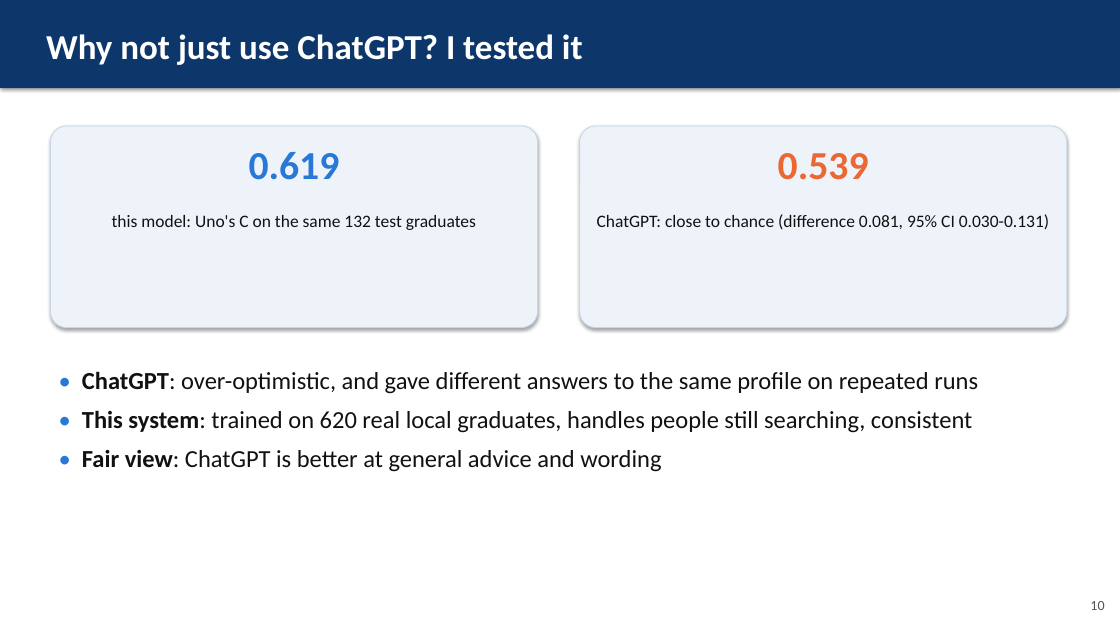
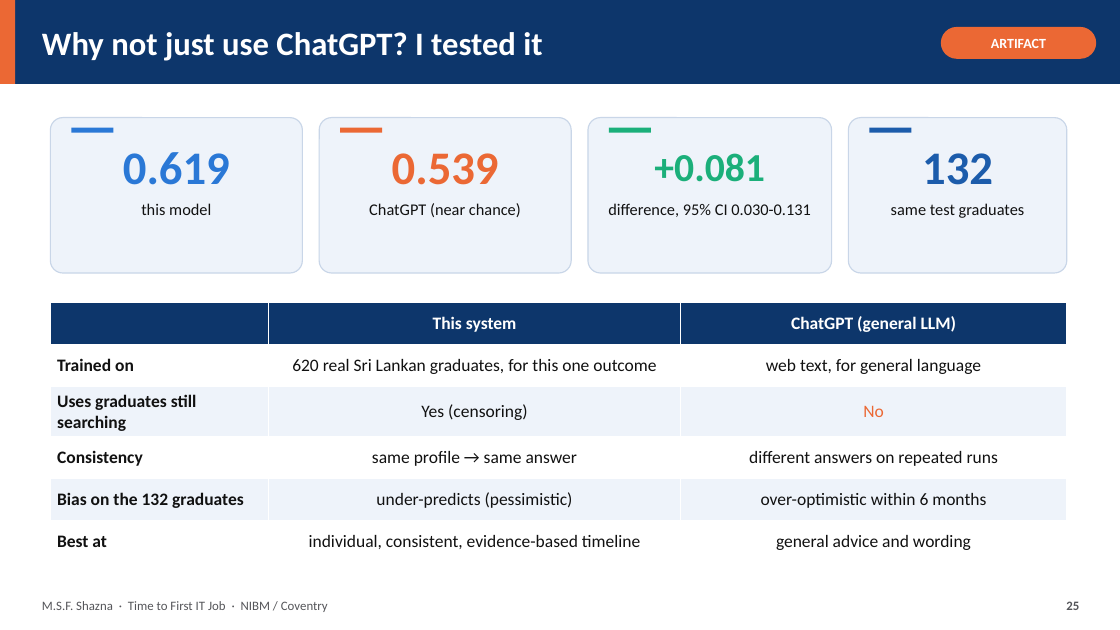
Before and after one commit to ShaznaSalman/final-research-employability-survival_COBSCCOMP24.2P019, a slide deck: slide 25 of submission/Viva Presentation - Shazna.pptx (slide 10 before the commit). Drawn at 1120x630 pixels with LibreOffice and Linux fonts; fonts in the diff are those of the drawing. Boxes give left, top, right and bottom in pixels: in the first picture for what was removed or moved away, otherwise in the second. Text is boxed around its words. In the diff, an @@ line names an element or a change of style, - is before the commit and + after.

```diff
--- a/submission/Viva Presentation - Shazna.pptx
+++ b/submission/Viva Presentation - Shazna.pptx
@@ rectangle: place and size @@
-rectangle at [0,0,1120,88]
+rectangle at [0,0,1120,84]
@@ rectangle at [0,0,1120,84]: shadow off @@
@@ rectangle added at [0,0,15,84], fill #EB6834 @@
@@ text "Why not just use ChatGPT? ..." at [42,32,542,61]: size 30 to 28 pt @@
@@ rounded rectangle added at [941,27,1096,59], fill #EB6834 @@
@@ text added at [991,39,1046,48], 12 pt, text #FFFFFF, bold @@
+ARTIFACT
@@ rounded rectangle added at [50,118,302,273], fill #EEF3FA, outline #C9D6E8 1 pt @@
@@ rounded rectangle added at [319,118,571,273], fill #EEF3FA, outline #C9D6E8 1 pt @@
@@ rounded rectangle added at [588,118,832,273], fill #EEF3FA, outline #C9D6E8 1 pt @@
@@ rounded rectangle added at [849,118,1067,273], fill #EEF3FA, outline #C9D6E8 1 pt @@
@@ text "0.619" at [123,152,230,185]: size 34 to 40 pt; vertical alignment top to middle @@
@@ rounded rectangle removed at [50,126,538,328] @@
@@ rectangle added at [71,128,113,133], fill #2A78D6 @@
@@ text "0.539" at [392,153,499,185]: size 34 to 40 pt; vertical alignment top to middle @@
@@ text "0.539": place and size @@
-text "0.539" at [778,153,869,180]
+text "0.539" at [392,153,499,185]
@@ rectangle added at [340,128,382,133], fill #EB6834 @@
@@ rounded rectangle removed at [580,126,1067,328] @@
@@ rectangle added at [609,128,651,133], fill #1BAF7A @@
@@ rectangle added at [870,128,912,133], fill #1C5CAB @@
@@ text added at [654,153,765,182], 34 pt, text #1BAF7A, bold @@
++0.081
@@ text added at [922,153,993,185], 40 pt, text #1C5CAB, bold @@
+132
@@ text added at [141,203,211,215], 14 pt, text #111111 @@
+this model
@@ text added at [369,203,521,217], 14 pt, text #111111 @@
+ChatGPT (near chance)
@@ text at [608,203,810,217]: text changed; size 15 to 14 pt @@
-ChatGPT: close to chance (difference 0.081, 95% CI 0.030-0.131)
+difference, 95% CI 0.030-0.131
@@ text added at [891,203,1025,218], 14 pt, text #111111 @@
+same test graduates
@@ text removed at [112,215,476,230] @@
-this model: Uno's C on the same 132 test graduates
@@ table added at [50,302,1067,555], 6 rows, 3 columns @@
+ | This system | ChatGPT (general LLM)
+Trained on | 620 real Sri Lankan graduates, for this one outcome | web text, for general language
+Uses graduates still searching | Yes (censoring) | No
+Consistency | same profile → same answer | different answers on repeated runs
+Bias on the 132 graduates | under-predicts (pessimistic) | over-optimistic within 6 months
+Best at | individual, consistent, evidence-based timeline | general advice and wording
@@ text removed at [82,371,978,472] @@
-• ChatGPT: over-optimistic, and gave different answers to the same profile on repeated runs
-• This system: trained on 620 real local graduates, handles people still searching, consistent
-• Fair view: ChatGPT is better at general advice and wording
@@ text added at [42,601,328,612], 11 pt, text #55565A @@
+M.S.F. Shazna · Time to First IT Job · NIBM / Coventry
@@ text added at [1066,601,1079,610], 11 pt, text #55565A, bold @@
+25
@@ text removed at [1090,601,1104,610] @@
-10
```
Also in this commit, not shown: 4 other slides changed, 29 slides added, 9 slides removed, 3 other files.
